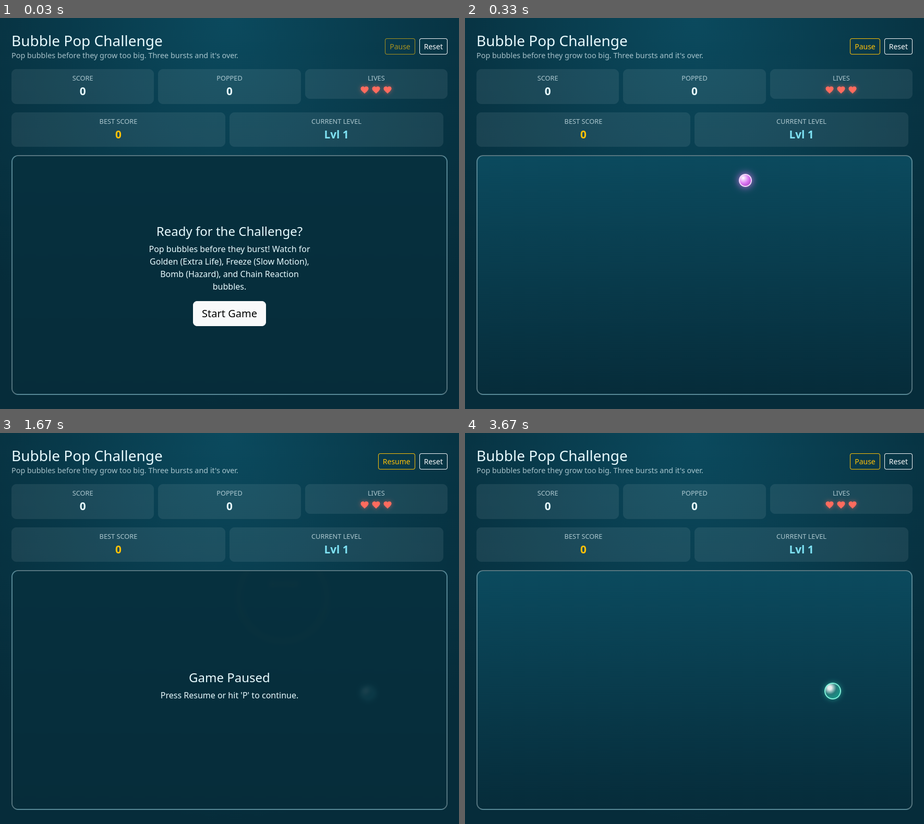
Above: before the commit, frames 1-4 (two rows, left to right).
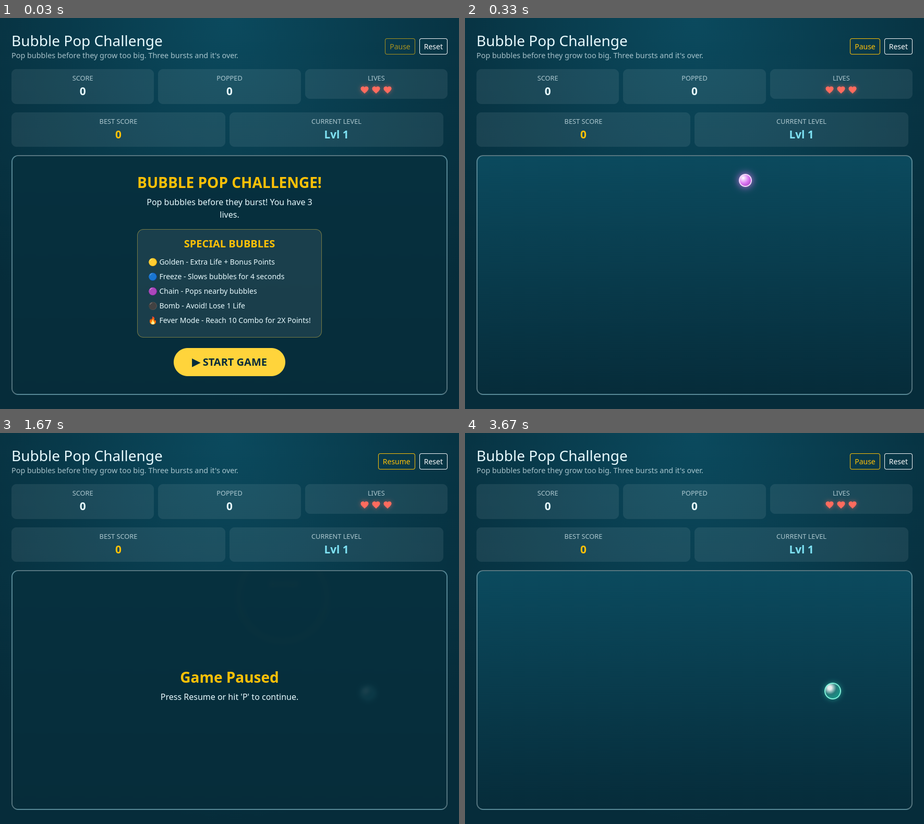
Above: after the commit, the same moments.

Repository: joshuanaputo-beep/CC104-DA_2-1-Group7-Bubble_Pop_Challenge
Game: browser game, page index.html
The game is run twice, just before and just after one commit, with the same random seed, the same clock (stepped at 60 frames per second) and the same inputs.
Inputs (mouse positions are in pixels of both pictures, inside the frame that each line leads up to):
- Up to frame 1 (0.03 s): no input
- Up to frame 2 (0.33 s): click "Start Game" (after the commit: "▶ START GAME") at 0.27 s
- Up to frame 3 (1.67 s): click (284, 597) at 1.27 s; tap P at 1.52 s
- Up to frame 4 (3.67 s): click "Resume" at 1.77 s; click "Pause" at 2.02 s; click (694, 694) at 2.77 s; click "Resume" at 3.52 s

The runs differ from the first frame. In frame 1, 5.3% of the frame differs, in the area x 29-71%, y 40-92%; in frame 2, nothing differs; in frame 3, 0.6%; in frame 4, nothing differs.

Commit message:
Updated Start Button and instructions

Diff:
--- a/css/style.css
+++ b/css/style.css
@@ -225,6 +225,45 @@
 }
 #overlay.hidden { display: none; }
 #overlay p { max-width: 36ch; }
+/* Special Bubble Instructions */
+#bubble-instructions {
+  background: rgba(255, 255, 255, 0.08);
+  padding: 15px 20px;
+  border-radius: 12px;
+  margin-bottom: 20px;
+  border: 1px solid rgba(255, 212, 59, 0.4);
+  text-align: left;
+}
+
+#bubble-instructions h5 {
+  text-align: center;
+  font-weight: bold;
+  margin-bottom: 12px;
+}
+
+#bubble-instructions p {
+  font-size: 14px;
+  margin-bottom: 7px;
+  color: #e8fbff;
+  max-width: none;
+}
+
+/* Start Game Button */
+#btn-start {
+  background: #ffd43b;
+  color: #062c3a;
+  border: none;
+  padding: 12px 35px;
+  border-radius: 30px;
+  font-weight: bold;
+  transition: 0.3s;
+}
+
+#btn-start:hover {
+  background: #ffe066;
+  transform: scale(1.08);
+  box-shadow: 0 0 20px rgba(255, 212, 59, 0.7);
+}
 
 #data-panel { background: var(--panel); border-radius: 0.6rem; padding: 0.6rem 0.9rem; }
 #data-panel summary { cursor: pointer; }
--- a/index.html
+++ b/index.html
@@ -52,10 +52,28 @@
 
     <div id="game-area" role="application" aria-label="Bubble play area">
       <div id="overlay">
-        <h2 id="overlay-title" class="h4">Ready?</h2>
-        <p id="overlay-text">Click or tap a bubble to pop it. Bubbles turn red as they near bursting.</p>
-        <button id="btn-start" class="btn btn-light btn-lg">Start game</button>
-      </div>
+  <h2 id="overlay-title" class="h3 fw-bold text-warning">
+    BUBBLE POP CHALLENGE!
+  </h2>
+
+  <p id="overlay-text">
+    Pop bubbles before they burst! You have 3 lives.
+  </p>
+
+  <div id="bubble-instructions">
+    <h5 class="text-warning">SPECIAL BUBBLES</h5>
+
+    <p>🟡 Golden - Extra Life + Bonus Points</p>
+    <p>🔵 Freeze - Slows bubbles for 4 seconds</p>
+    <p>🟣 Chain - Pops nearby bubbles</p>
+    <p>⚫ Bomb - Avoid! Lose 1 Life</p>
+    <p>🔥 Fever Mode - Reach 10 Combo for 2X Points!</p>
+  </div>
+
+  <button id="btn-start" class="btn btn-warning btn-lg fw-bold">
+    ▶ START GAME
+  </button>
+</div>
     </div>
 
 
--- a/js/game.js
+++ b/js/game.js
@@ -362,7 +362,7 @@
       .addClass("theme-lvl-1");
 
     $("#overlay").addClass("hidden");
-
+    $("#bubble-instructions").hide();
     spawnBubble();
 
     tickTimer = setInterval(tick, TICK_MS);
@@ -393,6 +393,7 @@
         $("#btn-pause").text("Pause");
         $("#btn-start").removeClass("d-none");
         $("#overlay").addClass("hidden");
+        $("#bubble-instructions").hide();
         tickTimer = setInterval(tick, TICK_MS);
         spawnTimer = setInterval(spawnBubble, LEVELS[currentLevel - 1].spawnMs);
     }
@@ -416,7 +417,8 @@
       `You reached Level ${currentLevel}, popped ${popped} bubbles, and scored ${score} points!`
     );
 
-    $("#btn-start").text("Play Again");
+$("#btn-start").text("▶ PLAY AGAIN");
+$("#bubble-instructions").show();
 
     $("#overlay").removeClass("hidden");
   }
@@ -446,13 +448,15 @@
     $body.removeClass("theme-lvl-2 theme-lvl-3 theme-lvl-4")
       .addClass("theme-lvl-1");
 
-    $("#overlay-title").text("Ready for the Challenge?");
-
-    $("#overlay-text").text(
-      "Pop bubbles before they burst! Watch for Golden (Extra Life), Freeze (Slow Motion), Bomb (Hazard), and Chain Reaction bubbles."
-    );
-
-    $("#btn-start").text("Start Game");
+   $("#overlay-title").text("BUBBLE POP CHALLENGE!");
+
+$("#overlay-text").text(
+  "Pop bubbles before they burst! You have 3 lives."
+);
+
+$("#bubble-instructions").show();
+
+$("#btn-start").text("▶ START GAME");
 
     $("#overlay").removeClass("hidden");
 
